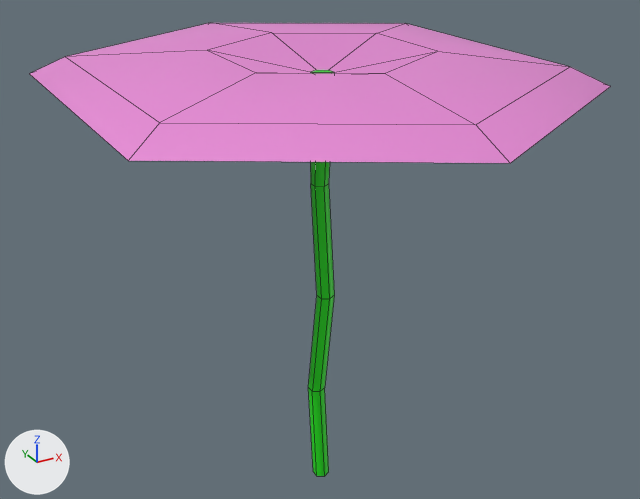
Two versions of the FBX model Plants/Lily.fbx, one commit apart.
Both versions are drawn from a camera (50 mm lens) standing at (-0.974, -1.765, 1.558) and looking at (0.03, 0.061, 0.645). Arrows for +X, +Y and +Z are at lower left; the lights stay in place. The first picture is the older version. Mesh edges are drawn as thin lines. Where no turn or scale is listed for an object, it has been applied to the vertices.

In view in the first picture: 'Lily'.
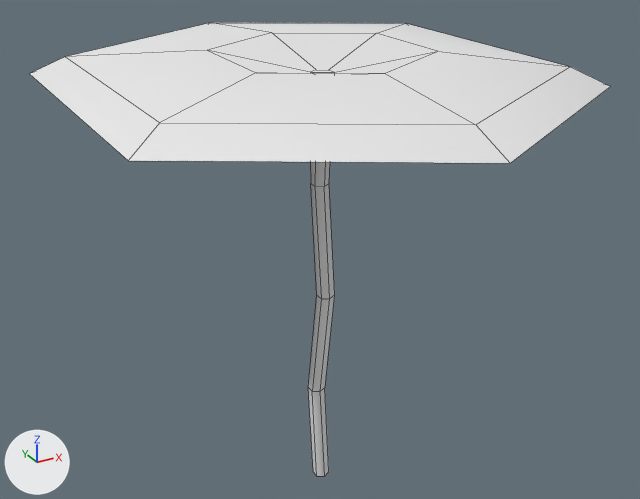
The change, as a list of edits to the scene's bpy script:
```text
Add mat_lilly:
    mat_lilly = principled_material('Lilly ')
    mat_lilly.base_color = (0.8, 0.8, 0.8)  # white #e7e7e7
    mat_lilly.roughness = 1.0
Change me_circle_008:
    where me_circle_008.from_pydata(...)  # 48 vertices, 44 faces; spans x -0.562..0.562, y -0.662..0.755, z 0.0..1.164
    used by ob_lily; location = (0.0, 0.0, 0.0)
    me_circle_008 part 1: all 18 faces that had it switch from mat_flat (pink #e78ad6) to mat_lilly (white #e7e7e7)
    me_circle_008 part 2: all 26 faces that had it switch from mat_stem (green #1ee714) to mat_lilly (white #e7e7e7)
```

Changed parts and their boxes [x1, y1, x2, y2] in the pictures (640 x 499 px):
part 1 of me_circle_008, recoloured (pink to white): [30, 23, 611, 163] in both
part 2 of me_circle_008, recoloured (green to white): [308, 70, 334, 476] in both
